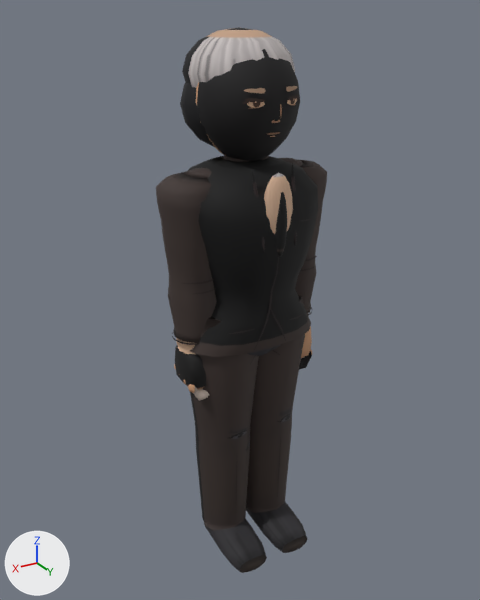
The glTF model assets/models/castle_g4_leader_a.glb: old version first, new version second.
Before and after are seen from a camera (50 mm lens) standing at (1.158, 1.894, 1.951) and looking at (0.01, -0.019, 0.994). The lights are fixed; the arrows at lower left show +X, +Y and +Z. The first picture is the older version. Vertices at exactly the same position are counted once.

The first picture shows 'Body'.
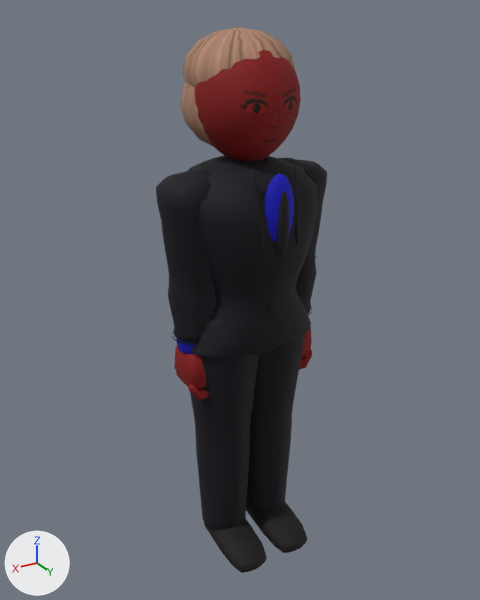
Changed parts and their boxes [x1, y1, x2, y2] in the pictures (480 x 600 px; the box of a moved part takes in the faces that stretch with it):
part 1 of me_mesh_0, deleted: before [243, 86, 299, 137]
part 2 of me_mesh_0, moved or reshaped: before [196, 49, 303, 315]; after [195, 50, 303, 318]
part 3 of me_mesh_0, recoloured: [156, 27, 327, 573] in both

Patch to the scene script:
```diff
--- a/assets/models/castle_g4_leader_a.glb.py
+++ b/assets/models/castle_g4_leader_a.glb.py
@@ me_mesh_0 @@
 # used by ob_body; location = (0.0, 0.0, 0.0)
-me_mesh_0.from_pydata(...)  # 4254 vertices, 7650 faces; spans x -0.32..0.32, y -0.22..0.25, z -0.04..1.91
+me_mesh_0.from_pydata(...)  # 3498 vertices, 6454 faces; spans x -0.32..0.32, y -0.22..0.25, z -0.04..1.91
+# me_mesh_0 part 1: 17 loose pieces with 731 vertices, spanning x -0.1..0.1, y 0.15..0.18, z 1.6..1.75, are deleted
+# me_mesh_0 part 2: 158 vertices moved from x -0.13..0.12, y -0.14..0.23, z 1.23..1.74 to x -0.09..0.09, y -0.11..0.23, z 1.23..1.74; 460 vertices removed from x -0.17..0.17, y -0.17..0.23, z 0.97..1.88; 435 vertices added at x -0.17..0.18, y -0.17..0.24, z 0.96..1.88
+# me_mesh_0 part 3: 5340 kept faces spanning x -0.32..0.32, y -0.22..0.25, z -0.04..1.91 get new vertex colours
 me_mesh_0.materials.append(mat_material_0)
```
